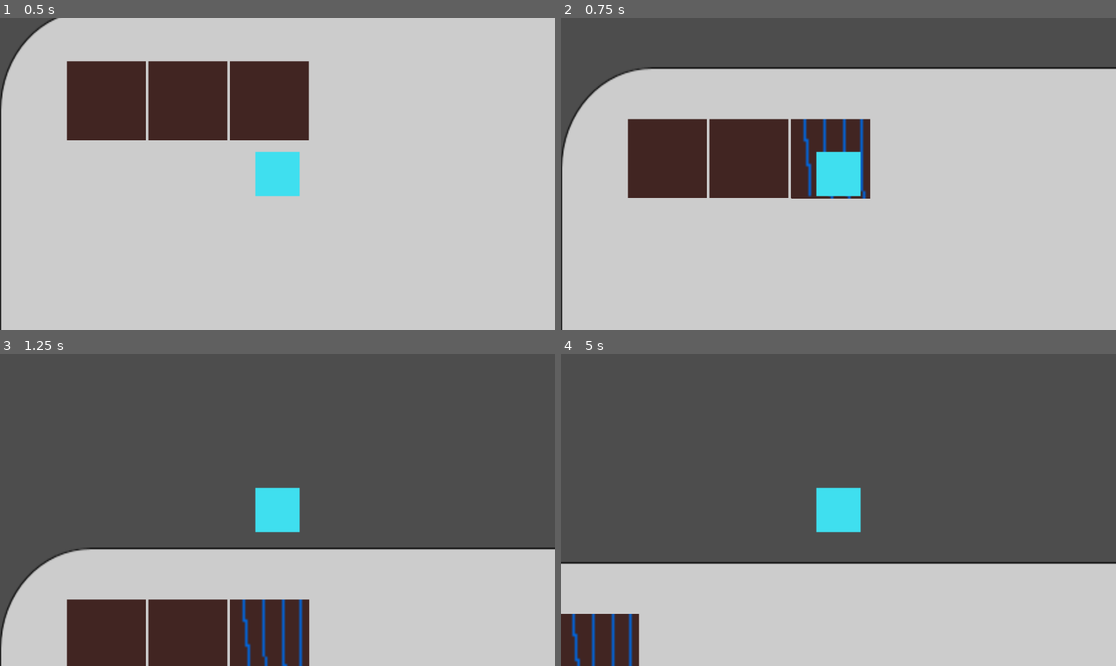
Above: before the commit, frames 1-4 (two rows, left to right).
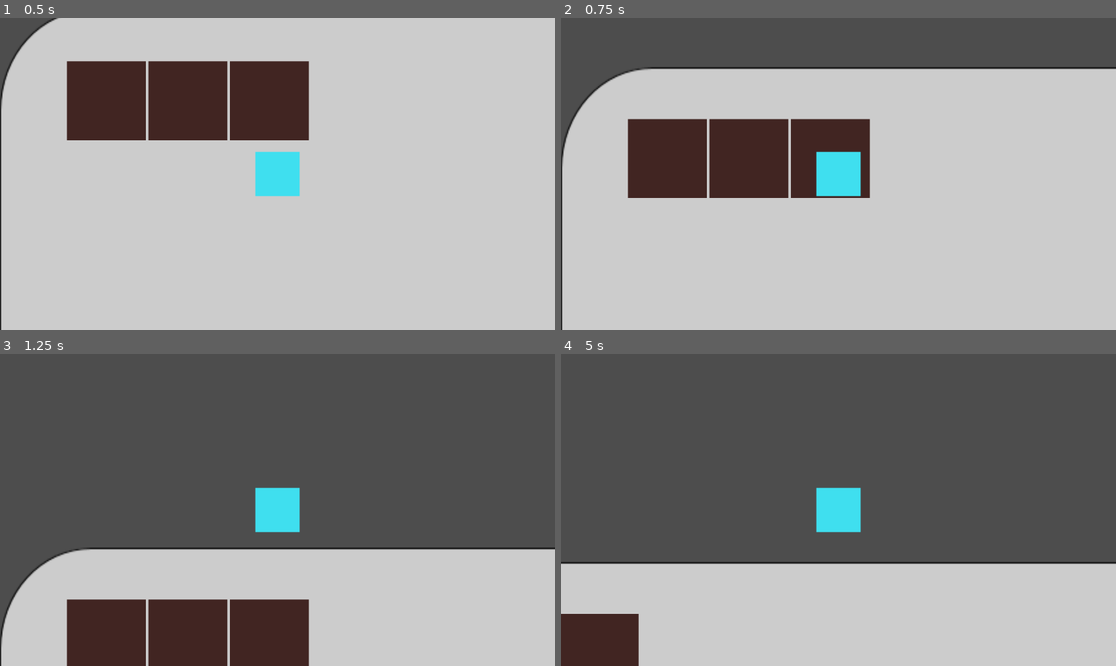
Above: after the commit, the same moments.

Repository: occult-frog/cake-orchard
Game: Godot game, scene res://background.tscn
The game is run twice, just before and just after one commit, with the same random seed, the same clock (stepped at 60 frames per second) and the same inputs.
Inputs:
- Up to frame 1 (0.5 s): no input
- Up to frame 2 (0.75 s): tap Enter at 0.5 s; hold W (move_up) from 0.53 s (still down); tap Space (water_plant, bound only before the commit) at 0.6 s
- Up to frame 3 (1.25 s): keep holding W (move_up); tap 1 (inv1, bound only after the commit) at 0.8 s
- Up to frame 4 (5 s): tap 1 (inv1, bound only after the commit) at 1.35 s; tap 2 (inv2, bound only after the commit) at 1.55, 2.1 s; tap Space (water_plant, bound only before the commit) at 2, 3.5 s; release W (move_up) at 2.03 s; hold D (move_left) 2.03-3.53 s; tap 3 (inv3, bound only after the commit) at 2.3, 2.85 s; tap Enter at 2.75 s; tap 4 (inv4, bound only after the commit) at 3.05, 3.6 s; hold S (move_down) 3.53-4.28 s; tap 5 (inv5, bound only after the commit) at 3.8, 4.35 s; hold A (move_right) from 4.28 s (still down); tap F (plant, bound only after the commit) at 4.55 s

Frame 1 is identical in both runs. In frame 2, 0.7% of the frame differs, in the area x 41-56%, y 32-58%; in frame 3, 0.7%, in the area x 43-56%, y 78-100%; in frame 4, 0.6%.

Commit message:
Add files via upload

Diff:
--- a/farmland.gd
+++ b/farmland.gd
@@ -3,23 +3,38 @@
 var normal_farmland
 var watered_farmland
 var current_farmland
+var planted_farmland
+var grown_farmland
 
 func _ready():
-	var normal_farmland = $NormalFarmland
-	watered_farmland = $WateredFarmland
+	normal_farmland = preload("res://farmland.png")
+	watered_farmland = preload("res://watered_farmland.png")
+	planted_farmland = preload("res://farmland_planted.png")
+	grown_farmland = preload("res://farmland_grown.png")
+	$NormalFarmland.texture = normal_farmland
 	current_farmland = "normal"
-	remove_child(watered_farmland)
 
 func _physics_process(delta):
 	var things_in_range = $Area2D.get_overlapping_bodies()
-	if things_in_range.size() > 0 and Input.is_action_just_pressed("water_plant") and current_farmland == "normal":
-		current_farmland = "watered"
-		remove_child(normal_farmland)
-		add_child(watered_farmland)
-		$Timer.start()
+
+	if things_in_range.size() > 0 and Input.is_action_just_pressed("water_or_harvest"):
+		if current_farmland == "planted":
+			current_farmland = "watered"
+			$NormalFarmland.texture = watered_farmland
+			$Timer.start()
+		elif current_farmland == "grown":
+			current_farmland = "normal"
+			important_variables.wheat += 1
+			important_variables.wheat_seeds += 2
+			$NormalFarmland.texture = normal_farmland
+
+	if things_in_range.size() > 0 and Input.is_action_just_pressed("plant"):
+		if important_variables.inv_selected == 1 and current_farmland == "normal":
+			current_farmland = "planted"
+			important_variables.wheat_seeds -= 1
+			$NormalFarmland.texture = planted_farmland
 
 
 func _on_plants_grown():
-	current_farmland = "normal"
-	remove_child(watered_farmland)
-	add_child(normal_farmland)
+	current_farmland = "grown"
+	$NormalFarmland.texture = grown_farmland
--- a/farmland.tscn
+++ b/farmland.tscn
@@ -2,7 +2,6 @@
 
 [ext_resource type="Script" uid="uid://dk4rth7qh36oa" path="res://farmland.gd" id="1_hjufs"]
 [ext_resource type="Texture2D" uid="uid://wt0468ymsknn" path="res://farmland.png" id="1_kaipa"]
-[ext_resource type="Texture2D" uid="uid://hqeweco6jlj4" path="res://watered_farmland.png" id="3_p3uk7"]
 
 [sub_resource type="RectangleShape2D" id="RectangleShape2D_kaipa"]
 size = Vector2(163, 163)
@@ -21,11 +20,6 @@
 position = Vector2(0.5, 1.5)
 shape = SubResource("RectangleShape2D_kaipa")
 
-[node name="WateredFarmland" type="Sprite2D" parent="." unique_id=1476819740]
-position = Vector2(1.0000026, 1.5000063)
-scale = Vector2(5.125, 5.15625)
-texture = ExtResource("3_p3uk7")
-
 [node name="Timer" type="Timer" parent="." unique_id=158725595]
 wait_time = 15.0
 
--- /dev/null
+++ b/important_variables.gd
@@ -0,0 +1,6 @@
+extends Node
+
+var inv_selected = 0.0
+var money = 0
+var wheat = 0
+var wheat_seeds = 3
--- /dev/null
+++ b/inventory.gd
@@ -0,0 +1,27 @@
+extends Sprite2D
+
+@onready var inv1texture = preload("res://inventory_1_selected.png")
+@onready var inv2texture = preload("res://inventory_2_selected.png")
+@onready var inv3texture = preload("res://inventory_3_selected.png")
+@onready var inv4texture = preload("res://inventory_4_selected.png")
+@onready var inv5texture = preload("res://inventory_5_selected.png")
+
+func _physics_process(delta):
+	if Input.is_action_just_pressed("inv1"):
+		$".".texture = inv1texture
+		important_variables.inv_selected = 1
+	if Input.is_action_just_pressed("inv2"):
+		$".".texture = inv2texture
+		important_variables.inv_selected = 2
+	if Input.is_action_just_pressed("inv3"):
+		$".".texture = inv3texture
+		important_variables.inv_selected = 3
+	if Input.is_action_just_pressed("inv4"):
+		$".".texture = inv4texture
+		important_variables.inv_selected = 4
+	if Input.is_action_just_pressed("inv5"):
+		$".".texture = inv5texture
+		important_variables.inv_selected = 5
+
+	$WheatSeeds.text = str(important_variables.wheat_seeds)
+	$Wheat.text = str(important_variables.wheat)
--- /dev/null
+++ b/inventory.tscn
@@ -0,0 +1,25 @@
+[gd_scene format=3 uid="uid://bpis1yjhgjw35"]
+
+[ext_resource type="Texture2D" uid="uid://cw63u4ir4nt3t" path="res://inventory.png" id="1_pohso"]
+[ext_resource type="Script" uid="uid://0o2jbko6x3y3" path="res://inventory.gd" id="2_psafj"]
+
+[node name="Inventory" type="Sprite2D" unique_id=328590319]
+scale = Vector2(0.7222222, 0.7222222)
+texture = ExtResource("1_pohso")
+script = ExtResource("2_psafj")
+
+[node name="WheatSeeds" type="Label" parent="." unique_id=493872980]
+offset_left = -234.0
+offset_top = 12.46154
+offset_right = -178.76926
+offset_bottom = 47.92308
+theme_override_colors/font_color = Color(0, 0, 0, 1)
+theme_override_font_sizes/font_size = 25
+
+[node name="Wheat" type="Label" parent="." unique_id=1948287177]
+offset_left = -121.84616
+offset_top = 12.461538
+offset_right = -66.61542
+offset_bottom = 47.92308
+theme_override_colors/font_color = Color(0, 0, 0, 1)
+theme_override_font_sizes/font_size = 25
--- a/player.tscn
+++ b/player.tscn
@@ -2,6 +2,7 @@
 
 [ext_resource type="Texture2D" uid="uid://chd46hhq1ac2" path="res://player.png" id="1_4flbx"]
 [ext_resource type="Script" uid="uid://cf7yhhbxbyyua" path="res://player.gd" id="1_onrkg"]
+[ext_resource type="PackedScene" uid="uid://bpis1yjhgjw35" path="res://inventory.tscn" id="3_i3pqv"]
 
 [sub_resource type="RectangleShape2D" id="RectangleShape2D_onrkg"]
 size = Vector2(91, 92)
@@ -17,5 +18,7 @@
 [node name="Camera2D" type="Camera2D" parent="." unique_id=1551413500]
 
 [node name="CollisionShape2D" type="CollisionShape2D" parent="." unique_id=1458841756]
-position = Vector2(-0.5, 0)
 shape = SubResource("RectangleShape2D_onrkg")
+
+[node name="StaticBody2D" parent="." unique_id=1924694413 instance=ExtResource("3_i3pqv")]
+position = Vector2(0, 441)
--- a/project.godot
+++ b/project.godot
@@ -14,6 +14,10 @@
 run/main_scene="uid://bijnrhamq8bxu"
 config/features=PackedStringArray("4.6", "Forward Plus")
 config/icon="res://icon.svg"
+
+[autoload]
+
+important_variables="*uid://cjwccrbr0ddhp"
 
 [editor_plugins]
 
@@ -41,9 +45,39 @@
 "events": [Object(InputEventKey,"resource_local_to_scene":false,"resource_name":"","device":-1,"window_id":0,"alt_press …(192 unchanged characters)…
 ]
 }
-water_plant={
+water_or_harvest={
 "deadzone": 0.2,
 "events": [Object(InputEventKey,"resource_local_to_scene":false,"resource_name":"","device":-1,"window_id":0,"alt_press …(191 unchanged characters)…
+]
+}
+plant={
+"deadzone": 0.2,
+"events": [Object(InputEventKey,"resource_local_to_scene":false,"resource_name":"","device":-1,"window_id":0,"alt_pressed":false,"shift_pressed":false,"ctrl_pressed":false,"meta_pressed":false,"pressed":false,"keycode":0,"physical_keycode":70,"key_label":0,"unicode":102,"location":0,"echo":false,"script":null)
+]
+}
+inv1={
+"deadzone": 0.2,
+"events": [Object(InputEventKey,"resource_local_to_scene":false,"resource_name":"","device":-1,"window_id":0,"alt_pressed":false,"shift_pressed":false,"ctrl_pressed":false,"meta_pressed":false,"pressed":false,"keycode":0,"physical_keycode":49,"key_label":0,"unicode":49,"location":0,"echo":false,"script":null)
+]
+}
+inv2={
+"deadzone": 0.2,
+"events": [Object(InputEventKey,"resource_local_to_scene":false,"resource_name":"","device":-1,"window_id":0,"alt_pressed":false,"shift_pressed":false,"ctrl_pressed":false,"meta_pressed":false,"pressed":false,"keycode":0,"physical_keycode":50,"key_label":0,"unicode":50,"location":0,"echo":false,"script":null)
+]
+}
+inv3={
+"deadzone": 0.2,
+"events": [Object(InputEventKey,"resource_local_to_scene":false,"resource_name":"","device":-1,"window_id":0,"alt_pressed":false,"shift_pressed":false,"ctrl_pressed":false,"meta_pressed":false,"pressed":false,"keycode":0,"physical_keycode":51,"key_label":0,"unicode":51,"location":0,"echo":false,"script":null)
+]
+}
+inv4={
+"deadzone": 0.2,
+"events": [Object(InputEventKey,"resource_local_to_scene":false,"resource_name":"","device":-1,"window_id":0,"alt_pressed":false,"shift_pressed":false,"ctrl_pressed":false,"meta_pressed":false,"pressed":false,"keycode":0,"physical_keycode":52,"key_label":0,"unicode":52,"location":0,"echo":false,"script":null)
+]
+}
+inv5={
+"deadzone": 0.2,
+"events": [Object(InputEventKey,"resource_local_to_scene":false,"resource_name":"","device":-1,"window_id":0,"alt_pressed":false,"shift_pressed":false,"ctrl_pressed":false,"meta_pressed":false,"pressed":false,"keycode":0,"physical_keycode":53,"key_label":0,"unicode":53,"location":0,"echo":false,"script":null)
 ]
 }
 
Not shown, added: LICENSE.txt
Binary file added: farmland_grown.png
Not shown, added: farmland_grown.png.import
Binary file added: farmland_planted.png
Not shown, added: farmland_planted.png.import
Not shown, added: important_variables.gd.uid
Not shown, added: inventory.gd.uid
Binary file added: inventory.png
Not shown, added: inventory.png.import
Binary file added: inventory_1_selected.png
Not shown, added: inventory_1_selected.png.import
Binary file added: inventory_2_selected.png
(and 7 more such lines)
